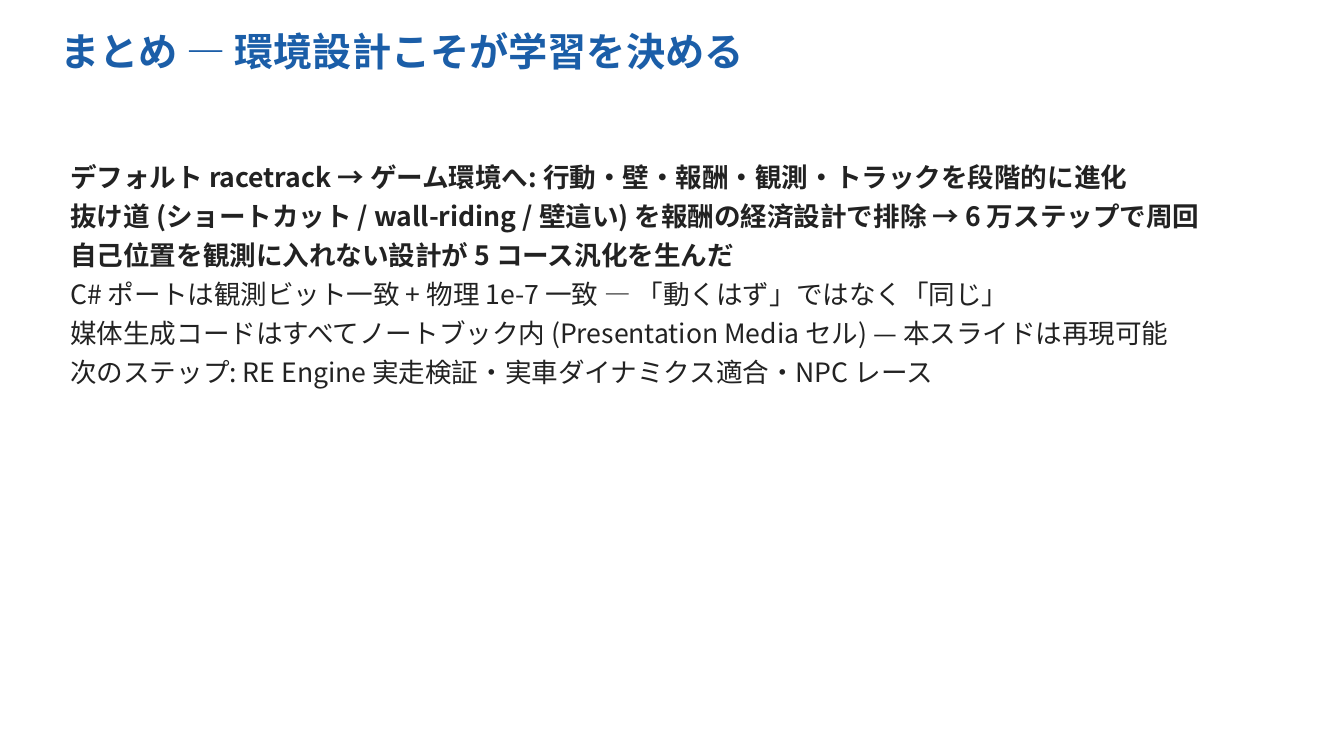
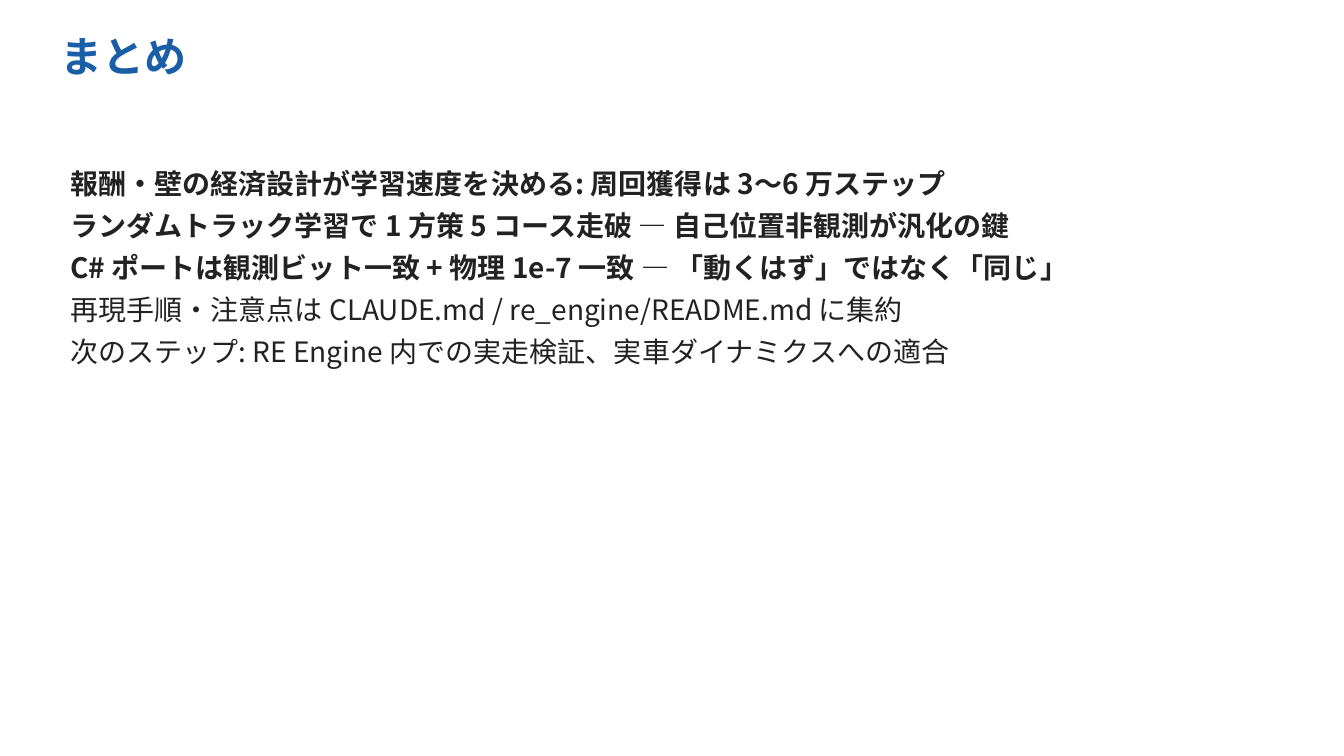
Before and after one commit to Evergarden0101/CircuitAgents, a slide deck: slide 11 of docs/CircuitAgents_intro_ja.pptx (slide 17 before the commit). Drawn at 1344x756 pixels with LibreOffice and Linux fonts; fonts in the diff are those of the drawing. Boxes give left, top, right and bottom in pixels: in the first picture for what was removed or moved away, otherwise in the second. Text is boxed around its words. In the diff, an @@ line names an element or a change of style, - is before the commit and + after.

```diff
--- a/docs/CircuitAgents_intro_ja.pptx
+++ b/docs/CircuitAgents_intro_ja.pptx
@@ text at [60,38,186,75]: text changed; size 28 to 30 pt @@
-まとめ — 環境設計こそが学習を決める
+まとめ
@@ text at [70,170,1010,239]: text changed; size 19 to 20 pt @@
-デフォルト racetrack → ゲーム環境へ: 行動・壁・報酬・観測・トラックを段階的に進化
-抜け道 (ショートカット / wall-riding / 壁這い) を報酬の経済設計で排除 → 6 万ステップで周回
-自己位置を観測に入れない設計が 5 コース汎化を生んだ
+報酬・壁の経済設計が学習速度を決める: 周回獲得は 3〜6 万ステップ
+ランダムトラック学習で 1 方策 5 コース走破 — 自己位置非観測が汎化の鍵
@@ text at [70,253,1068,281]: size 19 to 20 pt, bold on in "C# ポートは観測ビット一致 + 物理 1e-7 一致 — ..."; more space between paragraphs @@
@@ text at [70,296,950,369]: text changed; size 19 to 20 pt @@
-媒体生成コードはすべてノートブック内 (Presentation Media セル) — 本スライドは再現可能
-次のステップ: RE Engine 実走検証・実車ダイナミクス適合・NPC レース
+再現手順・注意点は CLAUDE.md / re_engine/README.md に集約
+次のステップ: RE Engine 内での実走検証、実車ダイナミクスへの適合
```
Also in this commit, not shown: 2 other slides changed, 8 slides added, 14 slides removed, 7 other files.
